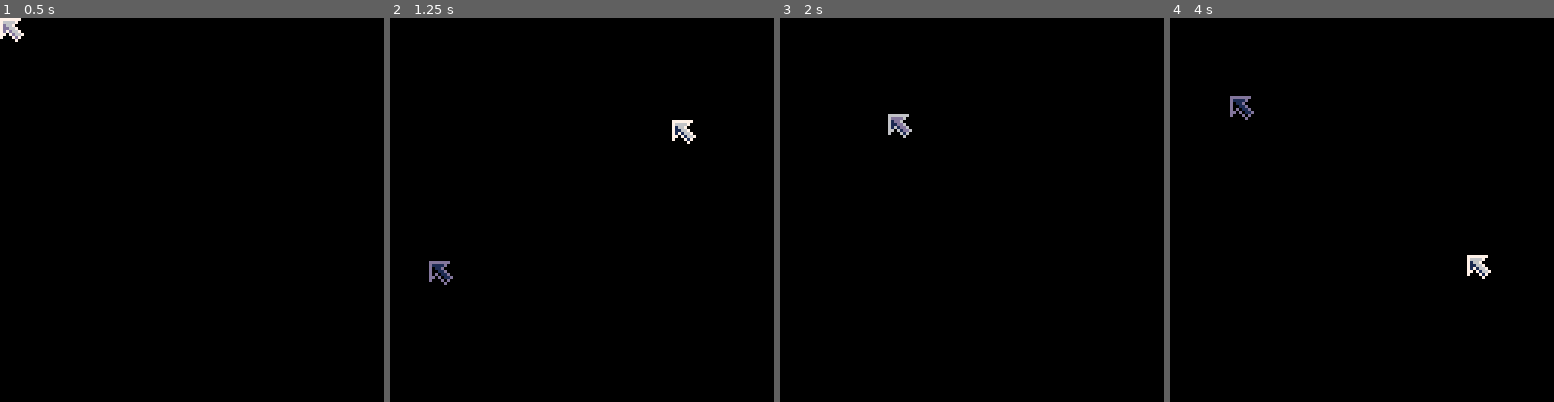
Above: before the commit, frames 1-4 (left to right).
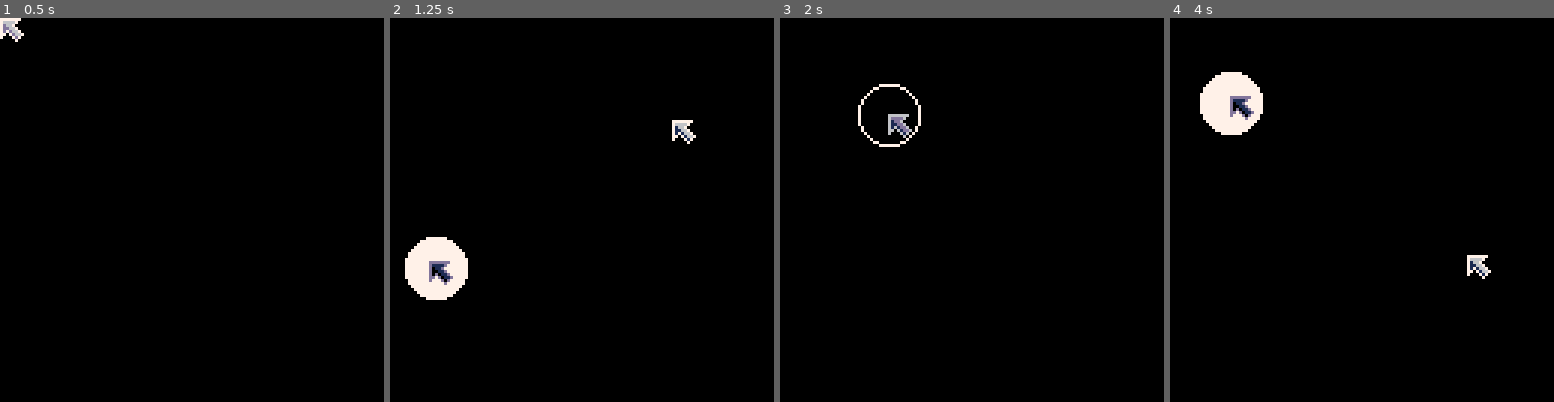
Above: after the commit, the same moments.

Repository: wesen/carts
Game: PICO-8 cartridge games/gamedevgame/gamedevgame.p8
Two runs of this game, one before a commit and one after it. Both use one fixed random seed, a clock stepped at 60 frames per second and the inputs below.
Inputs (mouse positions are in pixels of both pictures, inside the frame that each line leads up to):
- Up to frame 1 (0.5 s): no input
- Up to frame 2 (1.25 s): click (670, 121) at 0.67 s; click (436, 267) at 1.22 s
- Up to frame 3 (2 s): click (887, 114) at 1.77 s
- Up to frame 4 (4 s): click (1342, 259) at 2.32 s; click (1404, 106) at 2.87 s; click (1465, 256) at 3.42 s; click (1231, 102) at 3.97 s

Frame 1 is identical in both runs. In frame 2, 1.9% of the frame differs, in the area x 3-21%, y 57-74%; in frame 3, 0.3%; in frame 4, 1.9%.

Commit message:
Restore mouse

Diff:
--- a/games/gamedevgame/gamedevgame.p8
+++ b/games/gamedevgame/gamedevgame.p8
@@ -794,7 +794,7 @@
   self.circle_y=glb_mouse_y
   shake(self,2)
   -- cls(7)
-  -- circfill(glb_mouse_x,glb_mouse_y,10,7)
+  circfill(glb_mouse_x,glb_mouse_y,10,7)
   self.jiggle=false
  end
 
@@ -808,7 +808,6 @@
    darken((n-i)*100/n/2)
    if d>20 then
     local r=i/(n/3)+1
-    -- circfill(v[1],v[2],r,7)
     spr(1,v[1],v[2])
    end
   end
@@ -818,7 +817,7 @@
  if self.circle_t<15 then
   -- self.circle_t+=2
   self.circle_t*=1.2
-  -- circ(self.circle_x,self.circle_y,self.circle_t,7)
+  circ(self.circle_x,self.circle_y,self.circle_t,7)
   darken((15-self.circle_t)/15*30+10)
   -- pal(7,5)
  end
--- a/games/gamedevgame/mouse.lua
+++ b/games/gamedevgame/mouse.lua
@@ -24,7 +24,7 @@
   self.circle_y=glb_mouse_y
   shake(self,2)
   -- cls(7)
-  -- circfill(glb_mouse_x,glb_mouse_y,10,7)
+  circfill(glb_mouse_x,glb_mouse_y,10,7)
   self.jiggle=false
  end
 
@@ -38,7 +38,6 @@
    darken((n-i)*100/n/2)
    if d>20 then
     local r=i/(n/3)+1
-    -- circfill(v[1],v[2],r,7)
     spr(1,v[1],v[2])
    end
   end
@@ -48,7 +47,7 @@
  if self.circle_t<15 then
   -- self.circle_t+=2
   self.circle_t*=1.2
-  -- circ(self.circle_x,self.circle_y,self.circle_t,7)
+  circ(self.circle_x,self.circle_y,self.circle_t,7)
   darken((15-self.circle_t)/15*30+10)
   -- pal(7,5)
  end
